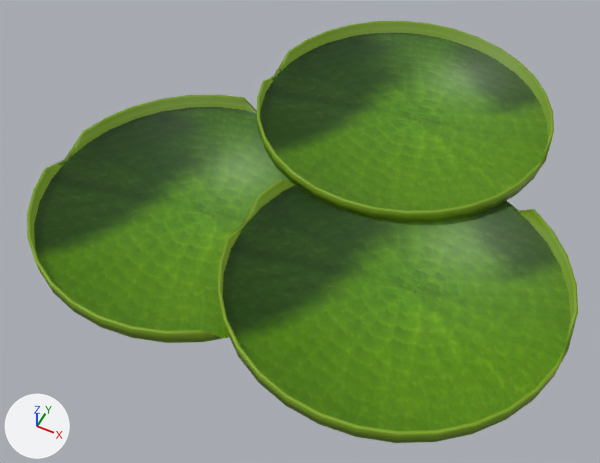
Renders of the FBX model bin/models/nenufar/nenufar.fbx from each side of a commit.
One viewpoint serves both versions: a 50 mm camera at (0.306, -0.71, 0.803) aimed at (-0.032, -0.032, -0.044). Every picture has the same lights, and +X, +Y and +Z are marked at lower left.
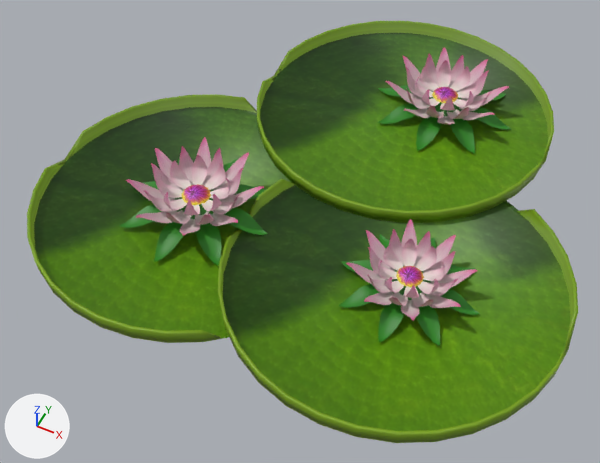
What differs and where, as boxes (x1, y1, x2, y2) in the pictures (600 x 463 px):
'lotus water lily.001', added: after (120, 137, 268, 265)
'lotus water lily', added: after (339, 219, 479, 346)
'lotus water lily.002', added: after (378, 47, 511, 153)

The change, as a diff of the scene's bpy script:
```diff
--- a/bin/models/nenufar/nenufar.fbx.py
+++ b/bin/models/nenufar/nenufar.fbx.py
@@ img_lirio_png @@
+img_lirio_png = load_image('lirio.png', 'nenufar.fbm/lirio.png', 1024, 1024, 'sRGB')
@@ mat_lirio @@
+mat_lirio = principled_material('lirio')
+mat_lirio.texture = img_lirio_png
@@ me_object_0_002 @@
+me_object_0_002.from_pydata(...)  # 4274 vertices, 7200 faces; spans x -0.039..0.17, y 0.145..0.354, z -0.003..0.056
+me_object_0_002.materials.append(mat_lirio)  # picture img_lirio_png
@@ me_object_0 @@
+me_object_0.from_pydata(...)  # 4274 vertices, 7200 faces; spans x 0.053..0.235, y -0.18..0.001, z -0.002..0.049
+me_object_0.materials.append(mat_lirio)  # picture img_lirio_png
@@ me_object_0_001 @@
+me_object_0_001.from_pydata(...)  # 4274 vertices, 7200 faces; spans x -0.26..-0.05, y -0.194..0.015, z -0.003..0.056
+me_object_0_001.materials.append(mat_lirio)  # picture img_lirio_png
@@ ob_lotus_water_lily_002 @@
+ob_lotus_water_lily_002 = bpy.data.objects.new('lotus water lily.002', me_object_0_002)
+ob_lotus_water_lily_002.location = (0.0, 0.0, 0.0)
@@ ob_lotus_water_lily @@
+ob_lotus_water_lily = bpy.data.objects.new('lotus water lily', me_object_0)
+ob_lotus_water_lily.location = (0.0, 0.0, 0.0)
@@ ob_lotus_water_lily_001 @@
+ob_lotus_water_lily_001 = bpy.data.objects.new('lotus water lily.001', me_object_0_001)
+ob_lotus_water_lily_001.location = (0.0, 0.0, 0.0)
```
